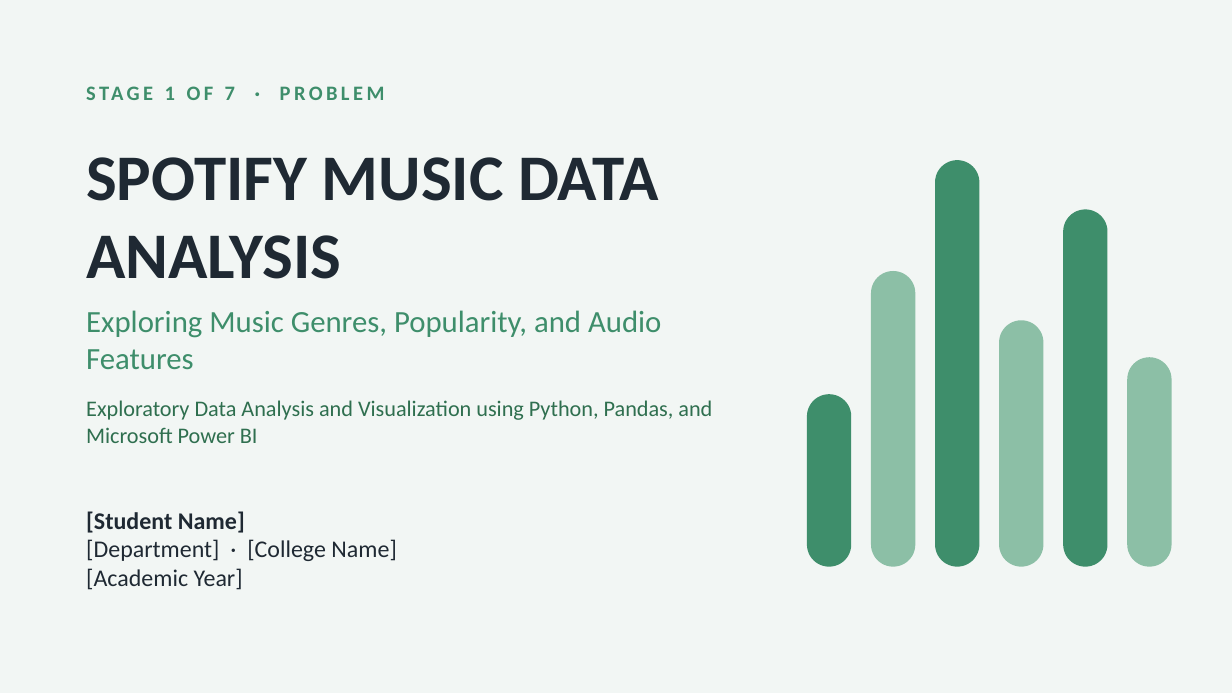
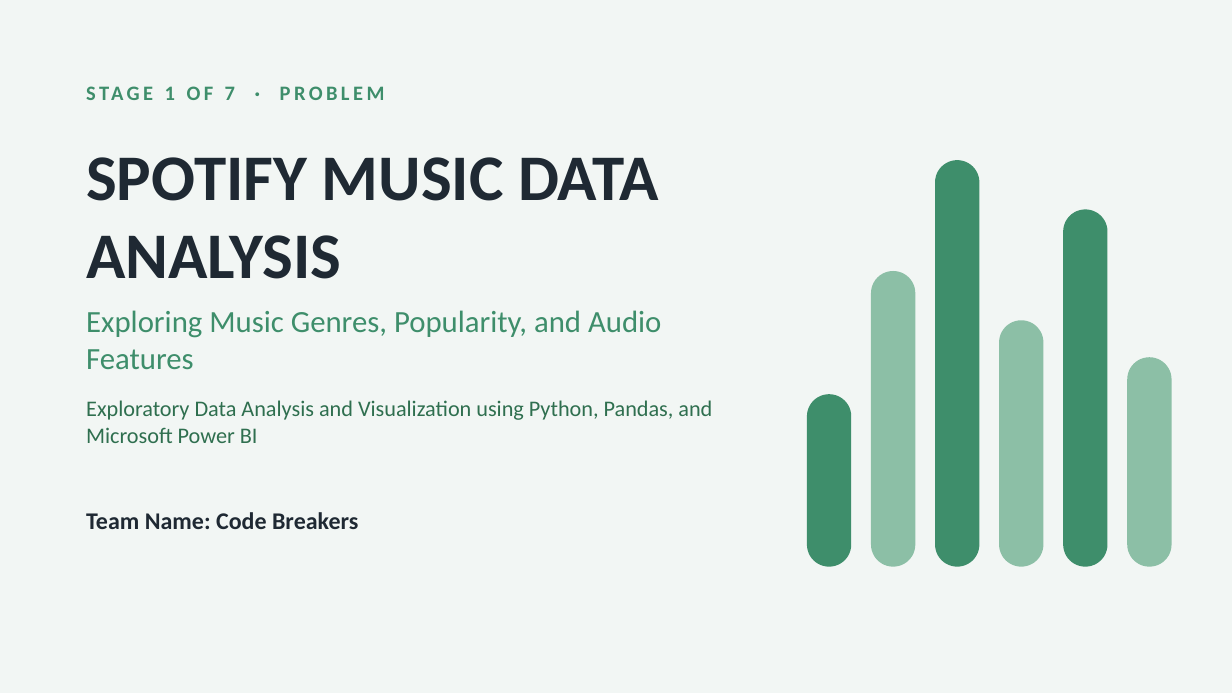
Before and after one commit to chaitrik-pathak/DAV_240840116101, a slide deck: slide 1 of Spotify_Music_Data_Analysis.pptx. Drawn at 1232x693 pixels with LibreOffice and Linux fonts; fonts in the diff are those of the drawing. Boxes give left, top, right and bottom in pixels: in the first picture for what was removed or moved away, otherwise in the second. Text is boxed around its words. In the diff, an @@ line names an element or a change of style, - is before the commit and + after.

```diff
--- a/Spotify_Music_Data_Analysis.pptx
+++ b/Spotify_Music_Data_Analysis.pptx
@@ text at <box>86,512,358,529</box>: text changed; bold on @@
-[Student Name]
-[Department] · [College Name]
-[Academic Year]
+Team Name: Code Breakers
```
Also in this commit, not shown: 13 other slides changed.
